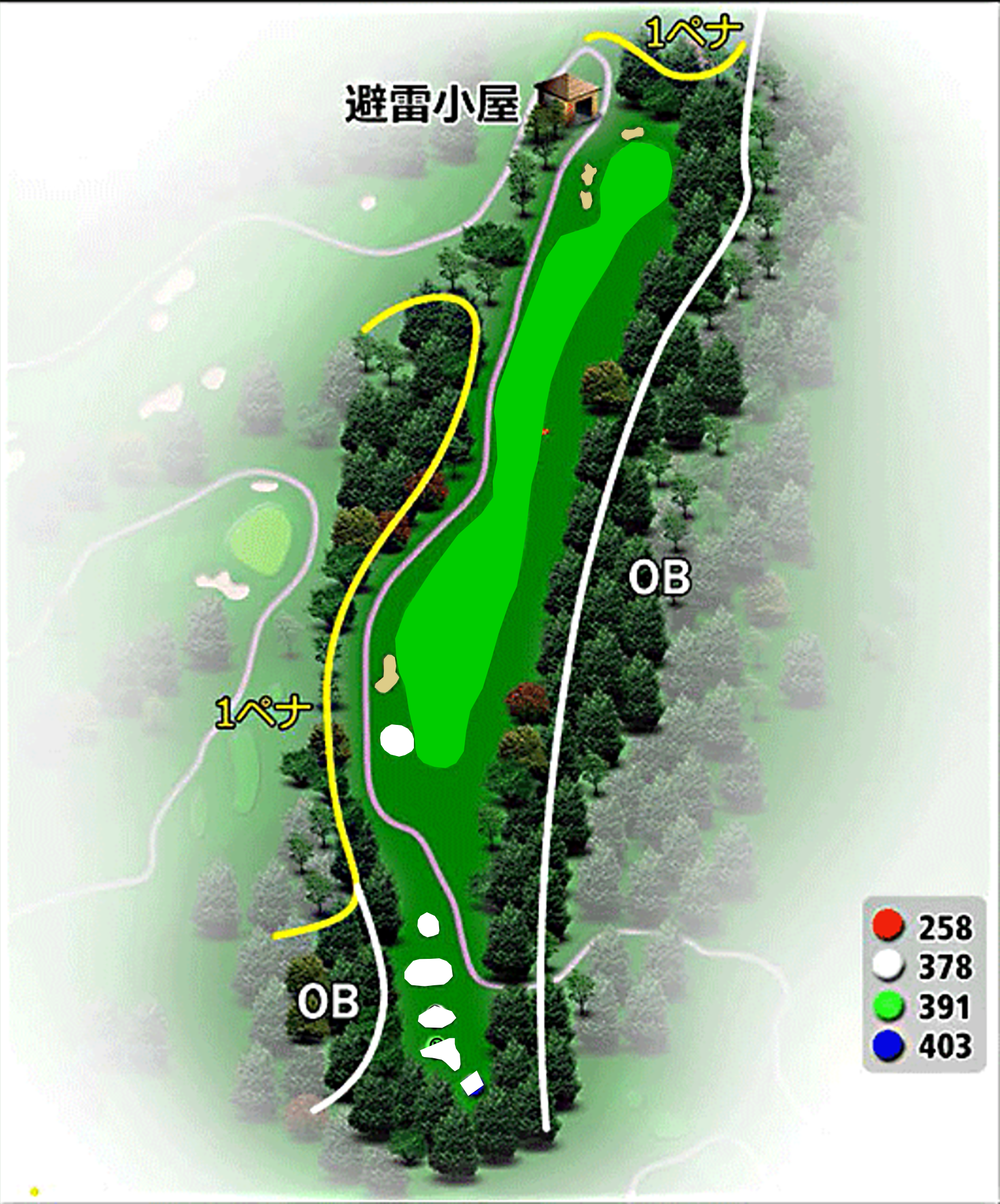
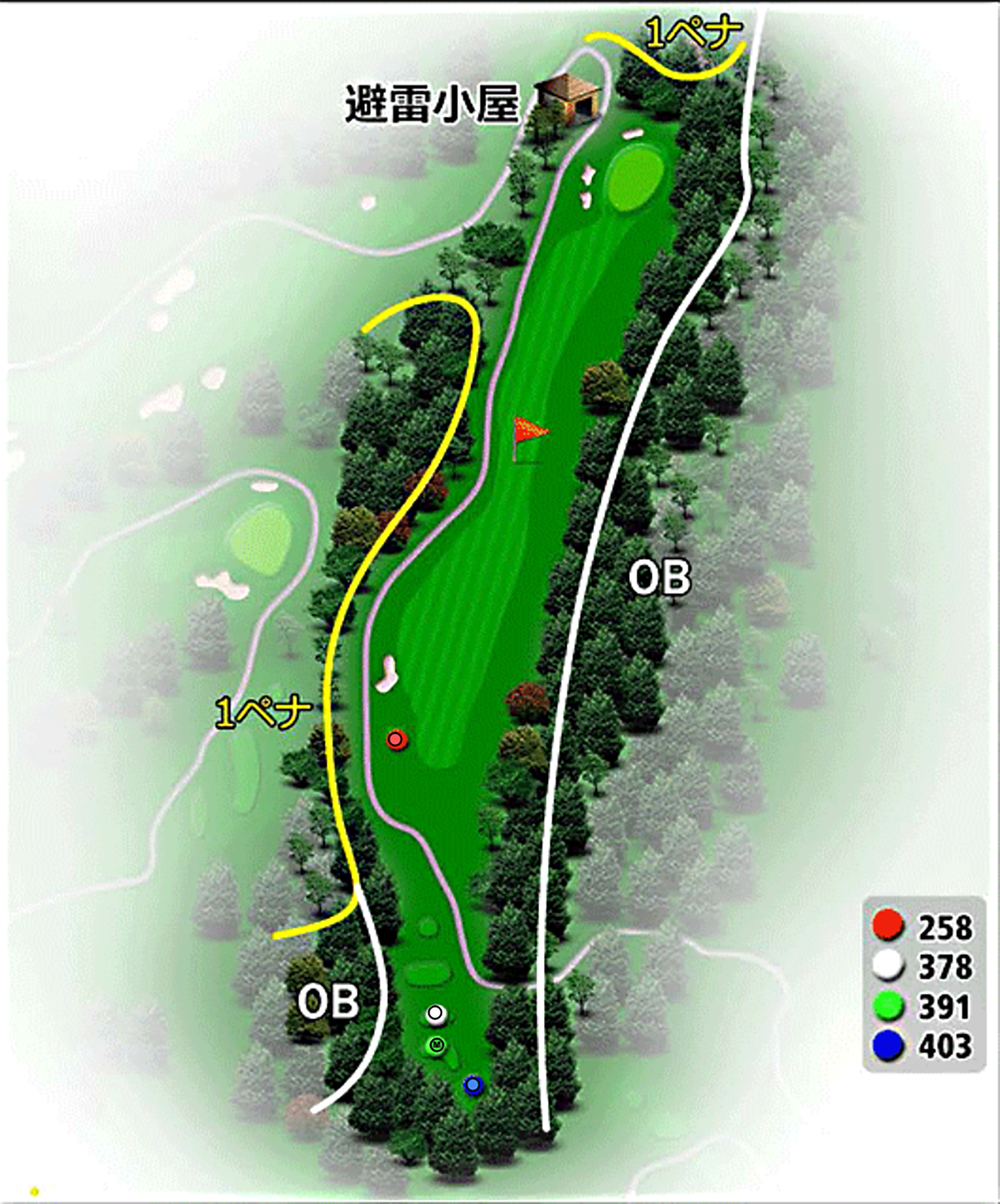
Layered file, before and after one edit (1000×1204). Changes by layer:
moved "Map" above "OB" over [0, 0, 1000, 1204]
added layer "Trees" above "Cart" over [374, 126, 673, 1097]
hid "Bunkers" over [374, 126, 644, 693]
hid "Tee" over [379, 724, 484, 1097]
hid "Fairway" over [394, 141, 673, 769]
hid "Rough" over [0, 0, 1000, 1204]
